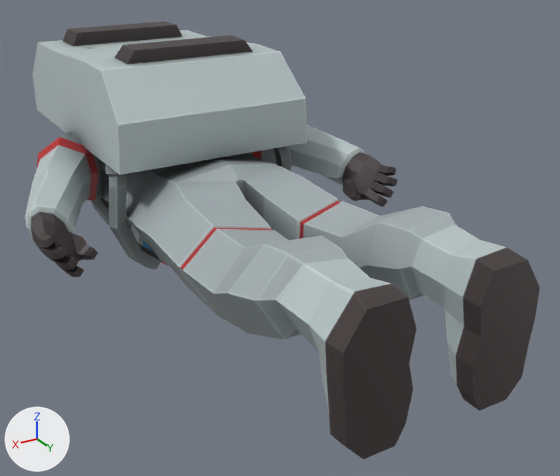
Two versions of the FBX model static/3d/astronautWalk.fbx, one commit apart.
The view is the same before and after, from a 50 mm lens placed at (1.45, 1.45, 1.11), pointed at (-0.19, -1.27, -0.25). Arrows for +X, +Y and +Z are at lower left; the lights stay in place. Where no turn or scale is listed for an object, it has been applied to the vertices.

Names of what the first picture shows: 'astronautWalkMesh'.
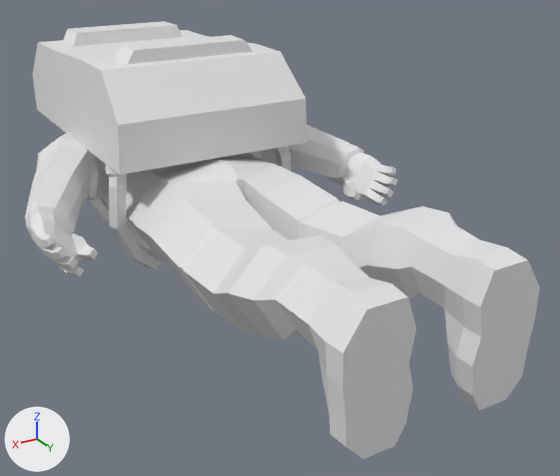
Location of each change, (x1, y1, x2, y2) in pixels of the pictures (560 x 476 px):
'astronautWalkMesh', recoloured (grey to white)
    both: (25, 21, 540, 459)

Diff of the bpy script that builds the scene:
```diff
--- a/static/3d/astronautWalk.fbx.py
+++ b/static/3d/astronautWalk.fbx.py
@@ me_astronautwalkmesh @@
 me_astronautwalkmesh.from_pydata(...)  # 850 vertices, 825 faces; spans x -0.84..0.84, y -3.02..0.0, z -0.53..0.55
-me_astronautwalkmesh.materials.append(mat_astronaut)  # picture img_astronautbasecolor_png
```
